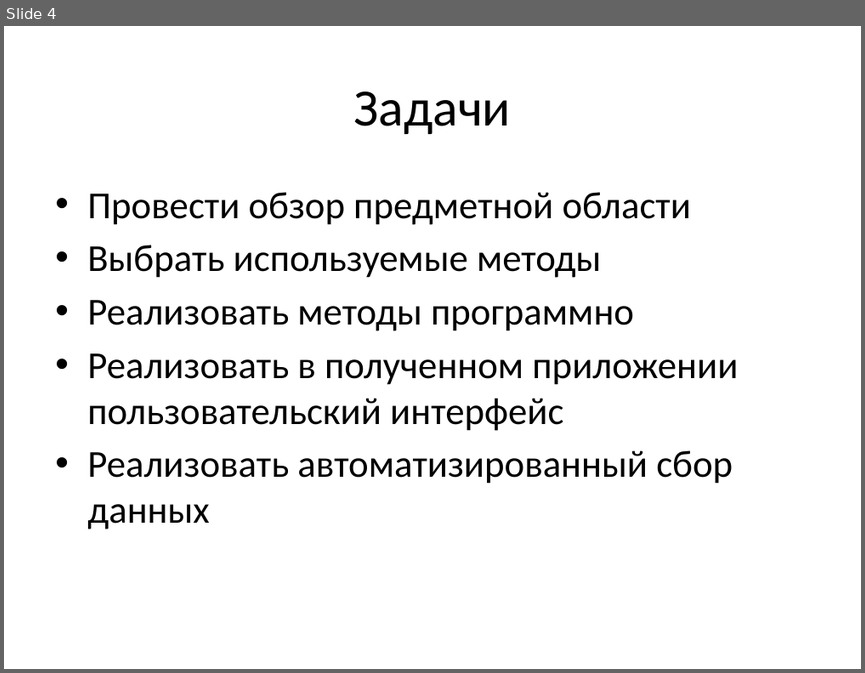
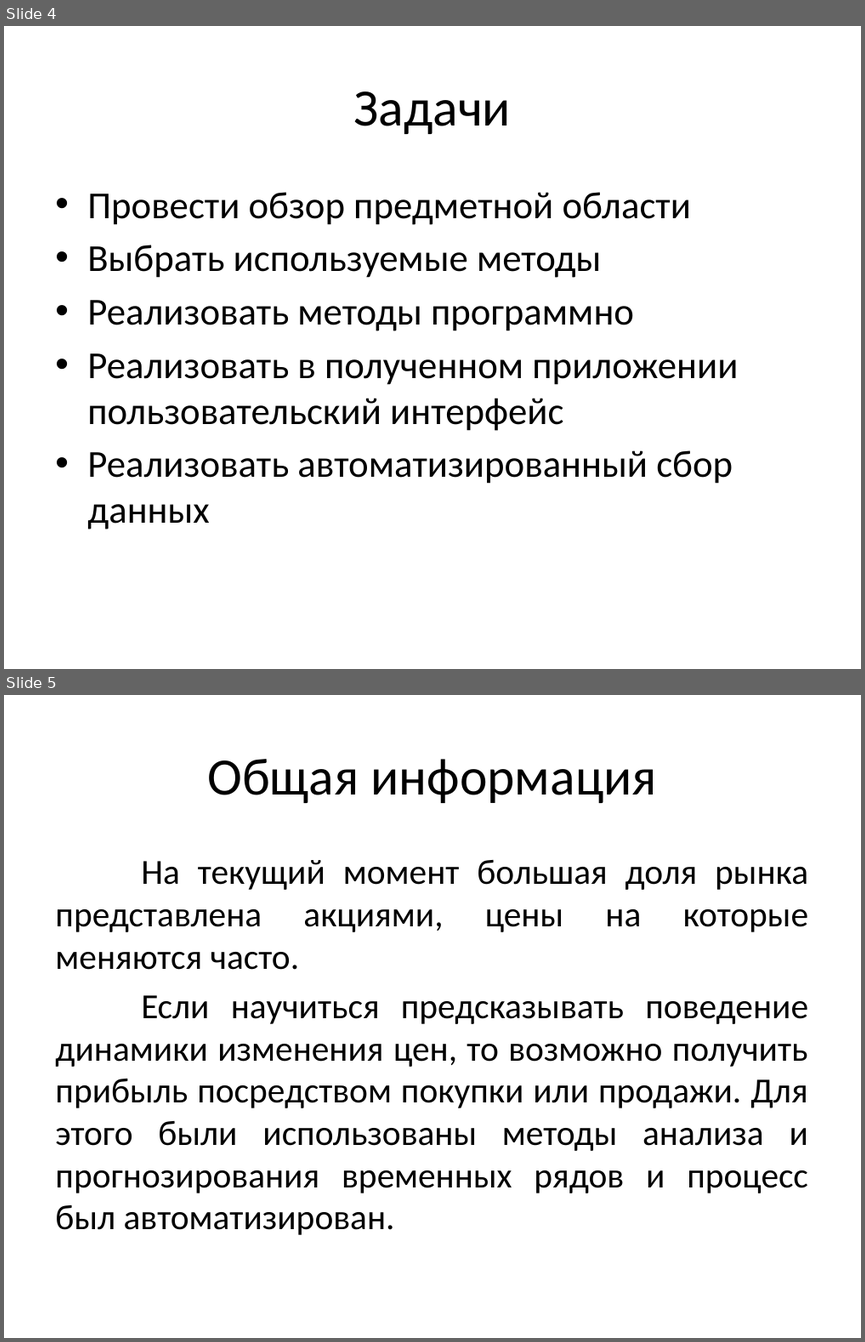
Before and after one commit to Leoprolder/diploma, a slide deck: Презентация.pptx. Shown one above the other, each under a label of ours: slide 4 before the commit, slides 4 and 5 after it. The pictures are 865x673 and 865x1342 pixels, drawn with LibreOffice and Linux fonts; fonts in the diff are those of the drawing. Boxes give left, top, right and bottom in pixels: in the first picture for what was removed or moved away, otherwise in the second. Text is boxed around its words. In the diff, an @@ line names an element or a change of style, - is before the commit and + after.

```diff
--- a/Презентация.pptx
+++ b/Презентация.pptx
@@ slide 5 added at bbox=[4, 695, 861, 1338], background #FFFFFF @@
@@ title added at bbox=[207, 759, 657, 803], 44 pt, text #000000 @@
+Общая информация
@@ text added at bbox=[55, 860, 809, 1235], 29.6 pt, text #000000 @@
+На текущий момент большая доля рынка представлена акциями, цены на которые меняются часто.
+Если научиться предсказывать поведение динамики изменения цен, то возможно получить прибыль посредством покупки или продажи. Для этого были использованы методы анализа и прогнозирования временных рядов и процесс был автоматизирован.
```
Also in this commit, not shown: 11 other slides added, 1 slide removed, 1 other file.
